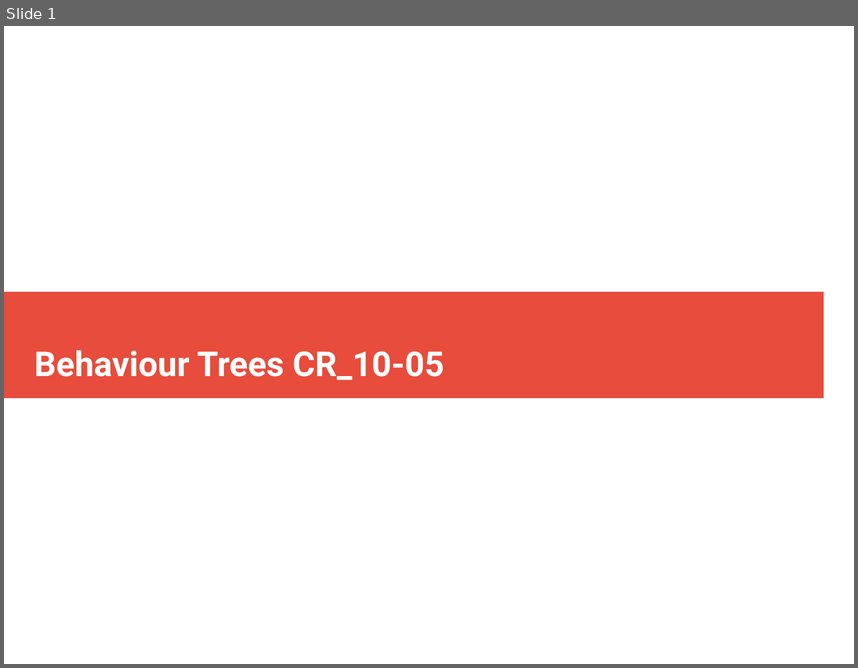
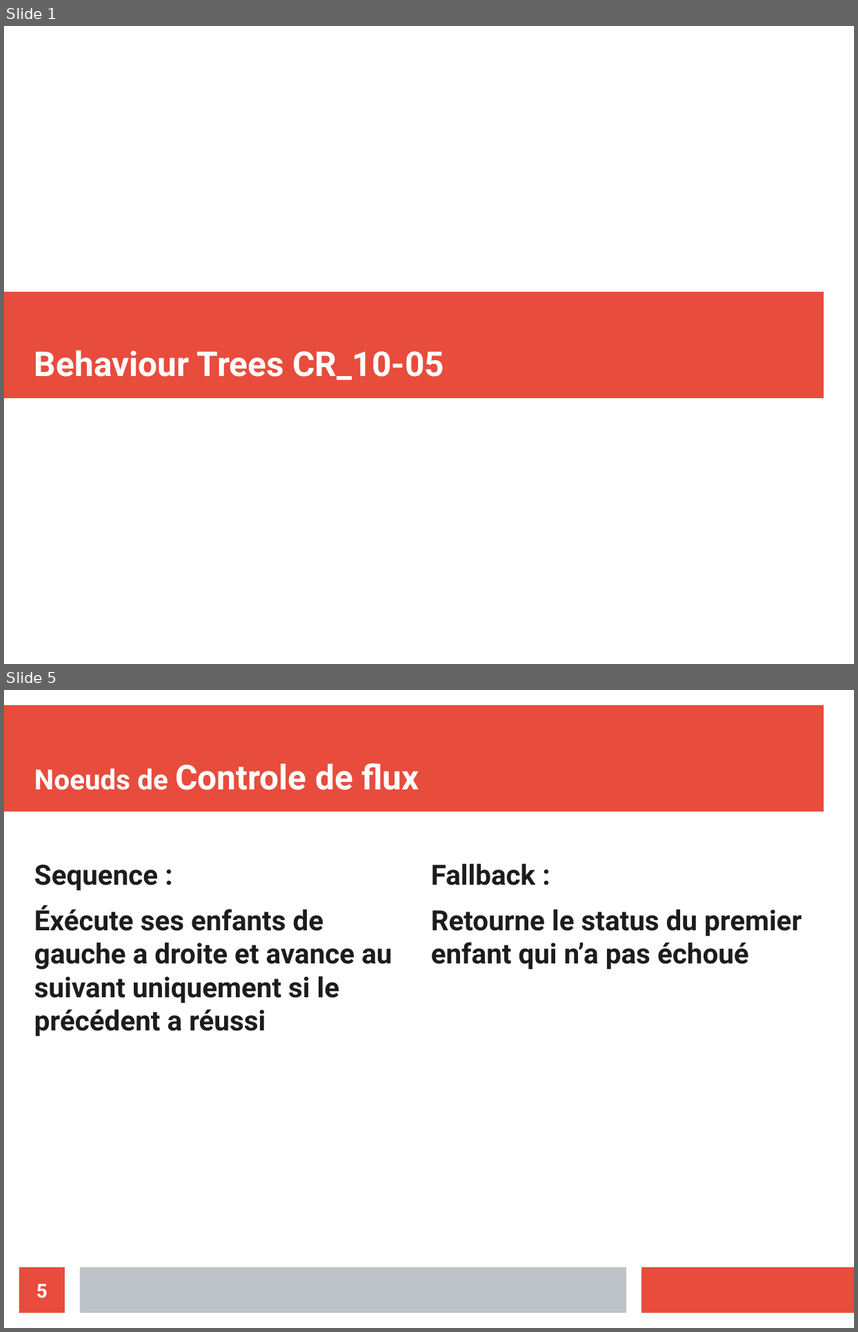
Before and after one commit to ValentinLebouvier/TAL2019, a slide deck: Comptes Rendus/CR_10-05.odp. Shown one above the other, each under a label of ours: slide 1 before the commit, slides 1 and 5 after it; the slides between them are not shown. The pictures are 858x668 and 858x1332 pixels, drawn with LibreOffice and Linux fonts; fonts in the diff are those of the drawing. Boxes give left, top, right and bottom in pixels: in the first picture for what was removed or moved away, otherwise in the second. Text is boxed around its words. In the diff, an @@ line names an element or a change of style, - is before the commit and + after.

```diff
--- a/Comptes Rendus/CR_10-05.odp
+++ b/Comptes Rendus/CR_10-05.odp
@@ slide 5 added at (x1=4, y1=690, x2=854, y2=1328), background #FFFFFF @@
@@ rectangle added at (x1=4, y1=705, x2=824, y2=812), fill #E74C3C @@
@@ title added at (x1=34, y1=763, x2=419, y2=790), 32 pt, text #FFFFFF, bold @@
+Noeuds de Controle de flux
@@ text added at (x1=34, y1=865, x2=392, y2=1036), 26 pt, text #1C1C1C, bold @@
+Sequence :
+Éxécute ses enfants de gauche a droite et avance au suivant uniquement si le précédent a réussi
@@ text added at (x1=431, y1=863, x2=802, y2=969), 26 pt, text #1C1C1C, bold @@
+Fallback :
+Retourne le status du premier enfant qui n’a pas échoué
@@ page number added at (x1=19, y1=1267, x2=65, y2=1312), fill #E74C3C, 18 pt, text #FFFFFF, bold @@
+5
@@ rectangle added at (x1=80, y1=1267, x2=626, y2=1312), fill #BDC3C7 @@
@@ rectangle added at (x1=642, y1=1267, x2=854, y2=1312), fill #E74C3C @@
```
Also in this commit, not shown: 2 slides changed, 3 other slides added, 1 slide removed, 1 other file.
